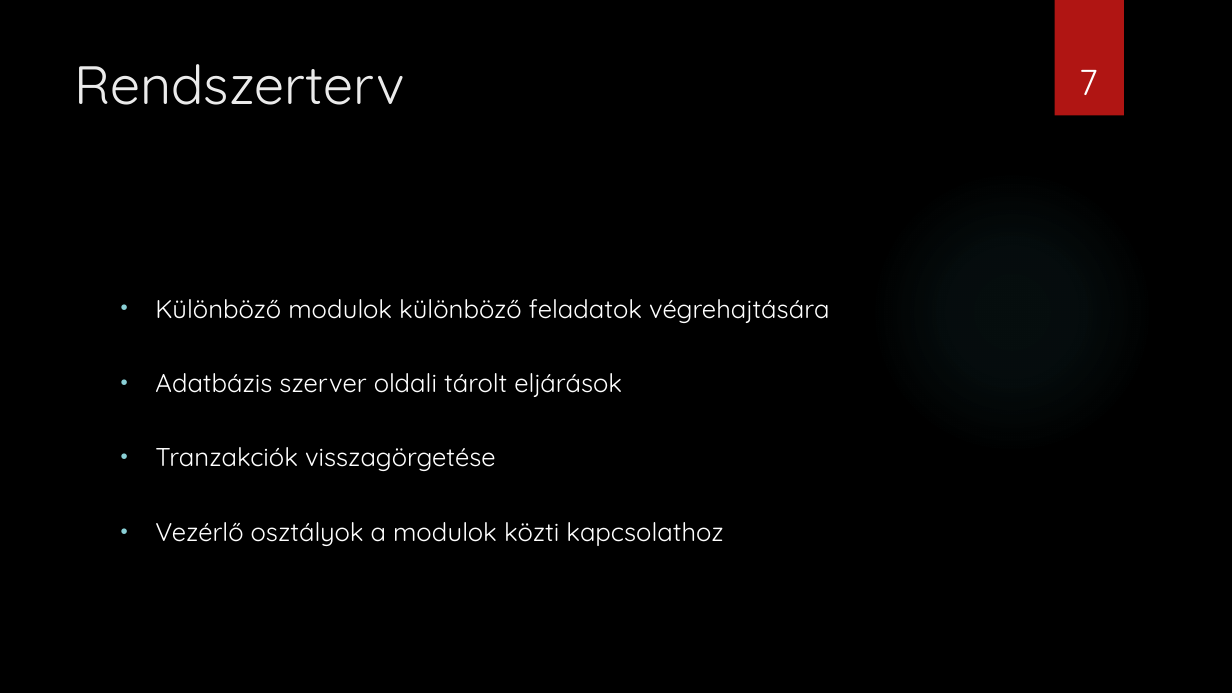
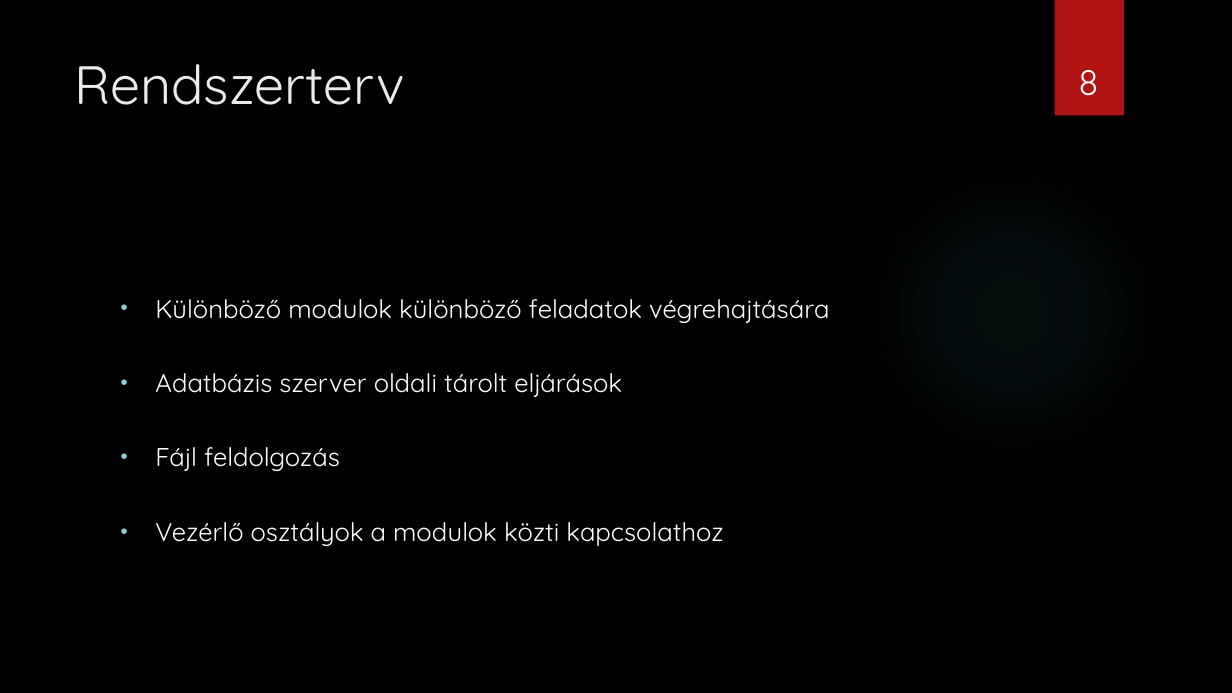
Before and after one commit to tobikjanos/Mernoki_tervezes, a slide deck: slide 8 of documentation/Automatizált adatbázis-frissítés.pptx (slide 7 before the commit). Drawn at 1232x693 pixels with LibreOffice and Linux fonts; fonts in the diff are those of the drawing; background and template pictures are left out. Boxes give left, top, right and bottom in pixels: in the first picture for what was removed or moved away, otherwise in the second. Text is boxed around its words. In the diff, an @@ line names an element or a change of style, - is before the commit and + after.

```diff
--- a/documentation/Automatizált adatbázis-frissítés.pptx
+++ b/documentation/Automatizált adatbázis-frissítés.pptx
@@ page number at box(1078, 70, 1098, 96): text changed @@
-7
+8
@@ text at box(155, 447, 340, 471): text changed @@
-• Tranzakciók visszagörgetése
+• Fájl feldolgozás
```
Also in this commit, not shown: 1 other slide changed, 2 slides added, 2 other files.
